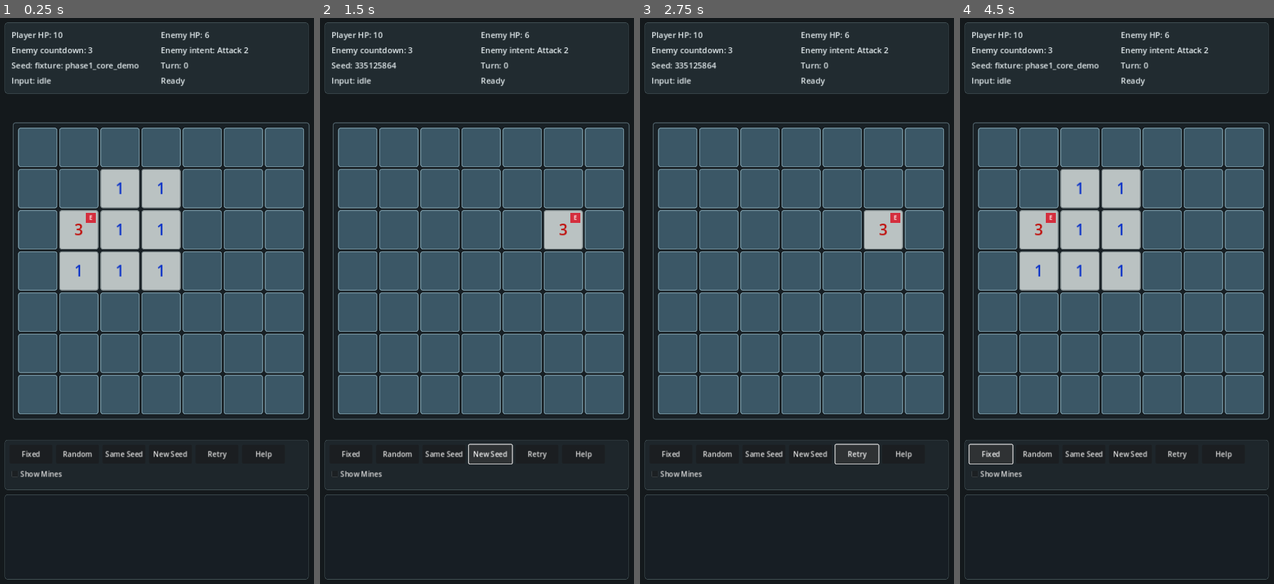
Above: before the commit, frames 1-4 (left to right).
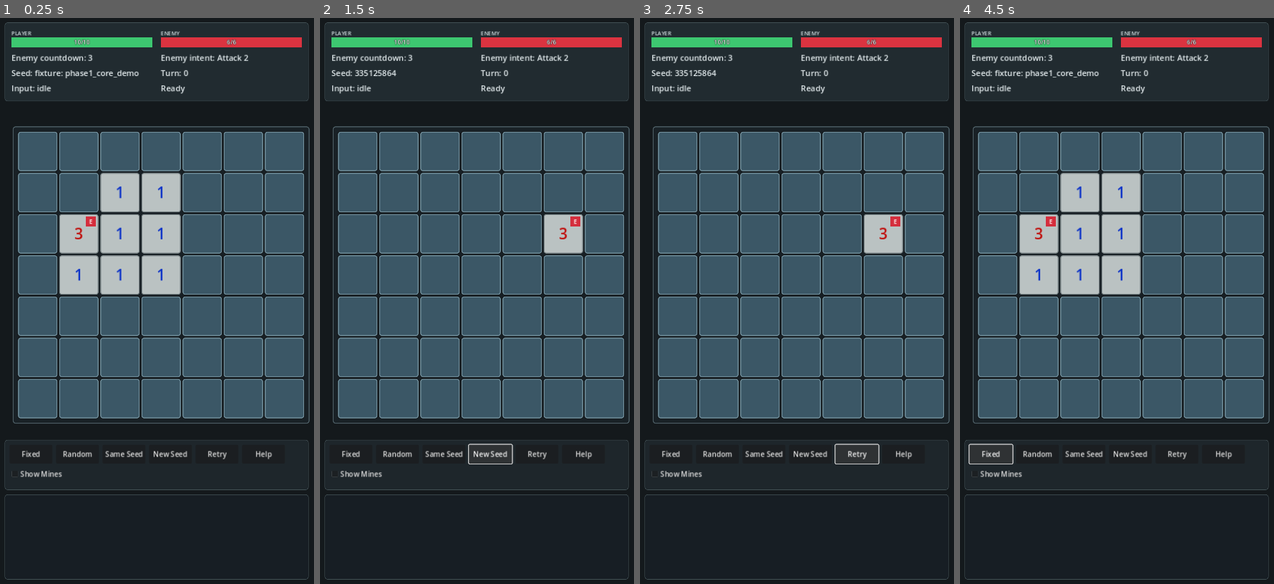
Above: after the commit, the same moments.

Repository: T11retsujitu/minesweeperV2
Game: Godot game, scene res://scenes/main.tscn
The game is run twice, just before and just after one commit, with the same random seed, the same clock (stepped at 60 frames per second) and the same inputs.
Inputs:
- Up to frame 1 (0.25 s): no input
- Up to frame 2 (1.5 s): click "New Seed" at 0.5 s; click "New Seed" at 1.25 s
- Up to frame 3 (2.75 s): click "Retry" at 2 s
- Up to frame 4 (4.5 s): click "Retry" at 2.75 s; click "Retry" at 3.5 s; click "Fixed" at 4.25 s

The runs differ from the first frame. In frame 1, 13% of the frame differs, in the area x 1-99%, y 2-72%; in frame 2, 13%; in frame 3, 13%; in frame 4, 13%.

Commit message:
feat: HPバー化+ダメージフロート(Step1 タスク1-4/1-2、課題1候補3対応)
Player/Enemy HPをテキスト→バー(ゴースト減少痕+数値+フラッシュ)に置換。
busy中はバー表示を据え置き、演出タイミングでevent[after]へアニメ(因果の可視化)。
被弾/与ダメを発生源セルからフロート表示(-N / -N MINE! / -N ENEMY ATK)。
敵死亡後のenemy_position=Vector2i.ZEROセンチネルはlast_enemy_positionで回避。

Co-Authored-By: Claude Fable 5 <noreply@anthropic.com>
Claude-Session: https://claude.ai/code/session_0166TRrYQ1gnNdfye1nWRQWG

Diff:
--- a/scripts/presentation/battle_feedback.gd
+++ b/scripts/presentation/battle_feedback.gd
@@ -4,33 +4,62 @@
 
 var board_view = null
 var fx_layer = null
-var player_hp_label = null
-var enemy_hp_label = null
+var player_bar = null
+var enemy_bar = null
 var status_label = null
 var controller = null
+var last_enemy_position = null
 
 
 func setup(refs: Dictionary):
 	board_view = refs.get("board_view")
 	fx_layer = refs.get("fx_layer")
-	player_hp_label = refs.get("player_hp_label")
-	enemy_hp_label = refs.get("enemy_hp_label")
+	player_bar = refs.get("player_bar")
+	enemy_bar = refs.get("enemy_bar")
 	status_label = refs.get("status_label")
 	controller = refs.get("controller")
 
 
-func play_events(events, _snapshot):
+func play_events(events, snapshot):
 	var waited = false
+	var accidental_mine_cell = null
+	var pos = snapshot["enemy_position"]
+	# Enemy placement is restricted to the inner 5x5, so (0,0) is only the dead-enemy sentinel.
+	if pos != Vector2i.ZERO:
+		last_enemy_position = pos
 	for event in events:
+		if controller != null and not controller.is_busy:
+			return
 		var event_type = event.get("type", "")
 		if event_type == "mine_exploded" or event_type == "dud_detonation":
+			if event_type == "mine_exploded" and bool(event.get("accidental", false)):
+				accidental_mine_cell = event["cell"]
 			await board_view.flash_explosion(event["cell"])
 			waited = true
 		elif event_type == "enemy_damaged" and int(event.get("amount", 0)) > 0:
-			await _flash_label(enemy_hp_label, FxConfig.COLOR_DAMAGE_ENEMY_ATK)
+			var enemy_amount = int(event.get("amount", 0))
+			if last_enemy_position != null:
+				var enemy_pos = board_view.debug_cell_canvas_position(last_enemy_position)
+				fx_layer.spawn_damage_float(enemy_pos, "-%d" % enemy_amount, FxConfig.COLOR_DAMAGE_DEALT)
+			enemy_bar.flash()
+			await enemy_bar.animate_to(int(event["after"]))
 			waited = true
-		elif event_type == "player_damaged":
-			await _flash_label(player_hp_label, FxConfig.COLOR_DAMAGE_ENEMY_ATK)
+		elif event_type == "player_damaged" and int(event.get("amount", 0)) > 0:
+			var player_amount = int(event.get("amount", 0))
+			var source = str(event.get("source", ""))
+			var player_pos = player_bar.get_global_rect().get_center()
+			var text = "-%d" % player_amount
+			var color = FxConfig.COLOR_DAMAGE_ENEMY_ATK
+			if source == "accidental_mine":
+				if accidental_mine_cell != null:
+					player_pos = board_view.debug_cell_canvas_position(accidental_mine_cell)
+				text = "-%d MINE!" % player_amount
+				color = FxConfig.COLOR_DAMAGE_MINE
+			elif source == "enemy_attack":
+				text = "-%d ENEMY ATK" % player_amount
+			fx_layer.spawn_damage_float(player_pos, text, color)
+			player_bar.flash()
+			await player_bar.animate_to(int(event["after"]))
 			waited = true
 		elif event_type == "enemy_attacked":
 			status_label.text = "Enemy attacked"
--- a/scripts/presentation/battle_screen.gd
+++ b/scripts/presentation/battle_screen.gd
@@ -2,7 +2,10 @@
 
 const BattleController = preload("res://scripts/application/battle_controller.gd")
 const BattleFeedback = preload("res://scripts/presentation/battle_feedback.gd")
+const Balance = preload("res://scripts/config/game_balance.gd")
+const FxConfig = preload("res://scripts/presentation/fx_config.gd")
 const FxLayer = preload("res://scripts/presentation/fx_layer.gd")
+const HpBar = preload("res://scripts/presentation/hp_bar.gd")
 const BoardViewScene = preload("res://scenes/battle/board_view.tscn")
 
 var controller = BattleController.new()
@@ -12,8 +15,8 @@
 var board_view = null
 var fx_layer = null
 var feedback = null
-var player_hp_label = null
-var enemy_hp_label = null
+var player_bar = null
+var enemy_bar = null
 var enemy_countdown_label = null
 var enemy_intent_label = null
 var seed_label = null
@@ -36,8 +39,8 @@
 	feedback.setup({
 		"board_view": board_view,
 		"fx_layer": fx_layer,
-		"player_hp_label": player_hp_label,
-		"enemy_hp_label": enemy_hp_label,
+		"player_bar": player_bar,
+		"enemy_bar": enemy_bar,
 		"status_label": status_label,
 		"controller": controller,
 	})
@@ -123,6 +126,7 @@
 func _on_state_reset(_state):
 	if fx_layer != null:
 		fx_layer.clear_all()
+	_sync_hp_bars_immediate(controller.get_snapshot())
 	_hide_preview()
 	_hide_terminal()
 	_render()
@@ -153,8 +157,9 @@
 
 func _render():
 	var snapshot = controller.get_snapshot()
-	player_hp_label.text = "Player HP: %d" % int(snapshot["player_hp"])
-	enemy_hp_label.text = "Enemy HP: %d" % int(snapshot["enemy_hp"])
+	if not controller.is_busy:
+		player_bar.animate_to(int(snapshot["player_hp"]))
+		enemy_bar.animate_to(int(snapshot["enemy_hp"]))
 	enemy_countdown_label.text = "Enemy countdown: %d" % int(snapshot["enemy_countdown"])
 	enemy_intent_label.text = "Enemy intent: Attack 2"
 	seed_label.text = "Seed: " + str(snapshot["seed_label"])
@@ -269,6 +274,11 @@
 	await feedback.play_events(events, controller.get_snapshot())
 
 
+func _sync_hp_bars_immediate(snapshot):
+	player_bar.set_value_immediate(int(snapshot["player_hp"]))
+	enemy_bar.set_value_immediate(int(snapshot["enemy_hp"]))
+
+
 func _update_log(lines):
 	for child in log_box.get_children():
 		child.queue_free()
@@ -369,8 +379,10 @@
 	hud.add_theme_constant_override("v_separation", 7)
 	margin.add_child(hud)
 
-	player_hp_label = _make_hud_label()
-	enemy_hp_label = _make_hud_label()
+	player_bar = HpBar.new()
+	player_bar.setup("PLAYER", Balance.PLAYER_MAX_HP, FxConfig.COLOR_HP_PLAYER)
+	enemy_bar = HpBar.new()
+	enemy_bar.setup("ENEMY", Balance.ENEMY_MAX_HP, FxConfig.COLOR_HP_ENEMY)
 	enemy_countdown_label = _make_hud_label()
 	enemy_intent_label = _make_hud_label()
 	seed_label = _make_hud_label()
@@ -379,7 +391,9 @@
 	status_label = _make_hud_label()
 	status_label.text = "Ready"
 
-	for label in [player_hp_label, enemy_hp_label, enemy_countdown_label, enemy_intent_label, seed_label, turn_label, input_mode_label, status_label]:
+	hud.add_child(player_bar)
+	hud.add_child(enemy_bar)
+	for label in [enemy_countdown_label, enemy_intent_label, seed_label, turn_label, input_mode_label, status_label]:
 		hud.add_child(label)
 
 
--- a/scripts/presentation/fx_config.gd
+++ b/scripts/presentation/fx_config.gd
@@ -20,3 +20,8 @@
 const COLOR_DAMAGE_MINE = Color(1.0, 0.62, 0.18)
 const COLOR_DAMAGE_DEALT = Color(1.0, 0.85, 0.30)
 const COLOR_ENEMY_ATTACK_STATUS = Color(1.0, 0.55, 0.18)
+const COLOR_HP_PLAYER = Color(0.24, 0.78, 0.44)
+const COLOR_HP_ENEMY = Color(0.86, 0.20, 0.25)
+const COLOR_HP_BACKGROUND = Color(0.04, 0.06, 0.07)
+const COLOR_HP_GHOST = Color(0.92, 0.94, 0.92, 0.44)
+const COLOR_HP_FLASH = Color(1.0, 0.48, 0.34)
--- /dev/null
+++ b/scripts/presentation/hp_bar.gd
@@ -0,0 +1,179 @@
+extends Control
+
+const FxConfig = preload("res://scripts/presentation/fx_config.gd")
+
+var max_value = 1
+var current_value = 0.0
+var ghost_value = 0.0
+var fill_color = Color.WHITE
+var hp_tween = null
+var flash_tween = null
+var animation_token = 0
+
+var title_label = null
+var bar_background = null
+var ghost_rect = null
+var fill_rect = null
+var value_label = null
+
+
+func setup(title_text, next_max_value, next_fill_color):
+	if title_label == null:
+		_build_view()
+	max_value = max(1, int(next_max_value))
+	fill_color = next_fill_color
+	title_label.text = title_text
+	fill_rect.color = fill_color
+	set_value_immediate(max_value)
+
+
+func set_value_immediate(value):
+	animation_token += 1
+	_kill_hp_tween()
+	current_value = float(value)
+	ghost_value = current_value
+	_apply_fill_width()
+	_apply_ghost_width()
+	_update_value_label()
+
+
+func animate_to(value):
+	var target_value = float(value)
+	if hp_tween == null and is_equal_approx(current_value, target_value):
+		return
+
+	animation_token += 1
+	var token = animation_token
+	_kill_hp_tween()
+	var start_value = current_value
+	var start_ghost_value = ghost_value
+	var total_wait = FxConfig.HP_TWEEN_SEC + 0.15
+
+	hp_tween = create_tween()
+	hp_tween.set_parallel(true)
+	hp_tween.tween_method(Callable(self, "_set_fill_value"), start_value, target_value, FxConfig.HP_TWEEN_SEC).set_trans(Tween.TRANS_QUAD).set_ease(Tween.EASE_OUT)
+	hp_tween.tween_method(Callable(self, "_set_ghost_value"), start_ghost_value, target_value, FxConfig.HP_TWEEN_SEC).set_delay(0.15).set_trans(Tween.TRANS_QUAD).set_ease(Tween.EASE_OUT)
+	# A reset may kill the visual tween; the timer still resumes this coroutine.
+	await get_tree().create_timer(total_wait).timeout
+	if token != animation_token:
+		return
+	hp_tween = null
+	_set_fill_value(target_value)
+	_set_ghost_value(target_value)
+
+
+func flash():
+	if flash_tween != null:
+		flash_tween.kill()
+		flash_tween = null
+	fill_rect.modulate = FxConfig.COLOR_HP_FLASH
+	flash_tween = create_tween()
+	flash_tween.tween_property(fill_rect, "modulate", Color.WHITE, 0.16)
+	flash_tween.finished.connect(_on_flash_finished)
+
+
+func _notification(what):
+	if what == NOTIFICATION_RESIZED:
+		_refresh_layout()
+
+
+func _build_view():
+	custom_minimum_size = Vector2(0, 44)
+	size_flags_horizontal = Control.SIZE_EXPAND_FILL
+	mouse_filter = Control.MOUSE_FILTER_IGNORE
+
+	title_label = Label.new()
+	title_label.add_theme_font_size_override("font_size", 12)
+	title_label.add_theme_color_override("font_color", Color(0.82, 0.87, 0.88))
+	title_label.mouse_filter = Control.MOUSE_FILTER_IGNORE
+	add_child(title_label)
+
+	bar_background = ColorRect.new()
+	bar_background.color = FxConfig.COLOR_HP_BACKGROUND
+	bar_background.mouse_filter = Control.MOUSE_FILTER_IGNORE
+	bar_background.clip_contents = true
+	add_child(bar_background)
+
+	ghost_rect = ColorRect.new()
+	ghost_rect.color = FxConfig.COLOR_HP_GHOST
+	ghost_rect.mouse_filter = Control.MOUSE_FILTER_IGNORE
+	bar_background.add_child(ghost_rect)
+
+	fill_rect = ColorRect.new()
+	fill_rect.color = fill_color
+	fill_rect.mouse_filter = Control.MOUSE_FILTER_IGNORE
+	bar_background.add_child(fill_rect)
+
+	value_label = Label.new()
+	value_label.horizontal_alignment = HORIZONTAL_ALIGNMENT_CENTER
+	value_label.vertical_alignment = VERTICAL_ALIGNMENT_CENTER
+	value_label.add_theme_font_size_override("font_size", 13)
+	value_label.add_theme_color_override("font_color", Color(0.96, 0.98, 0.98))
+	value_label.add_theme_constant_override("outline_size", 2)
+	value_label.add_theme_color_override("font_outline_color", Color.BLACK)
+	value_label.mouse_filter = Control.MOUSE_FILTER_IGNORE
+	bar_background.add_child(value_label)
+
+	_refresh_layout()
+
+
+func _refresh_layout():
+	if title_label == null:
+		return
+	var width = max(0.0, size.x)
+	var title_height = 16.0
+	var bar_height = 22.0
+	title_label.position = Vector2.ZERO
+	title_label.size = Vector2(width, title_height)
+	bar_background.position = Vector2(0.0, 18.0)
+	bar_background.size = Vector2(width, bar_height)
+	ghost_rect.position = Vector2.ZERO
+	fill_rect.position = Vector2.ZERO
+	value_label.position = Vector2.ZERO
+	value_label.size = bar_background.size
+	_apply_fill_width()
+	_apply_ghost_width()
+
+
+func _set_fill_value(value):
+	current_value = float(value)
+	_apply_fill_width()
+	_update_value_label()
+
+
+func _set_ghost_value(value):
+	ghost_value = float(value)
+	_apply_ghost_width()
+
+
+func _apply_fill_width():
+	if fill_rect == null:
+		return
+	fill_rect.size = Vector2(_value_width(current_value), bar_background.size.y)
+
+
+func _apply_ghost_width():
+	if ghost_rect == null:
+		return
+	ghost_rect.size = Vector2(_value_width(ghost_value), bar_background.size.y)
+
+
+func _value_width(value):
+	var ratio = clamp(float(value) / float(max_value), 0.0, 1.0)
+	return bar_background.size.x * ratio
+
+
+func _update_value_label():
+	if value_label == null:
+		return
+	value_label.text = "%d/%d" % [int(round(current_value)), max_value]
+
+
+func _kill_hp_tween():
+	if hp_tween != null:
+		hp_tween.kill()
+		hp_tween = null
+
+
+func _on_flash_finished():
+	flash_tween = null
